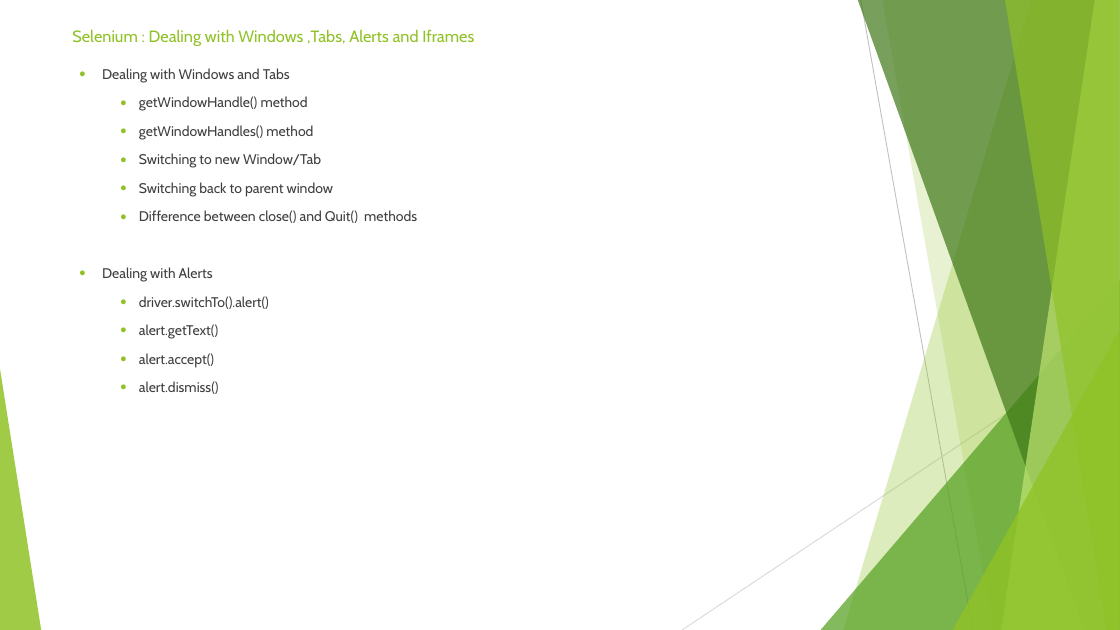
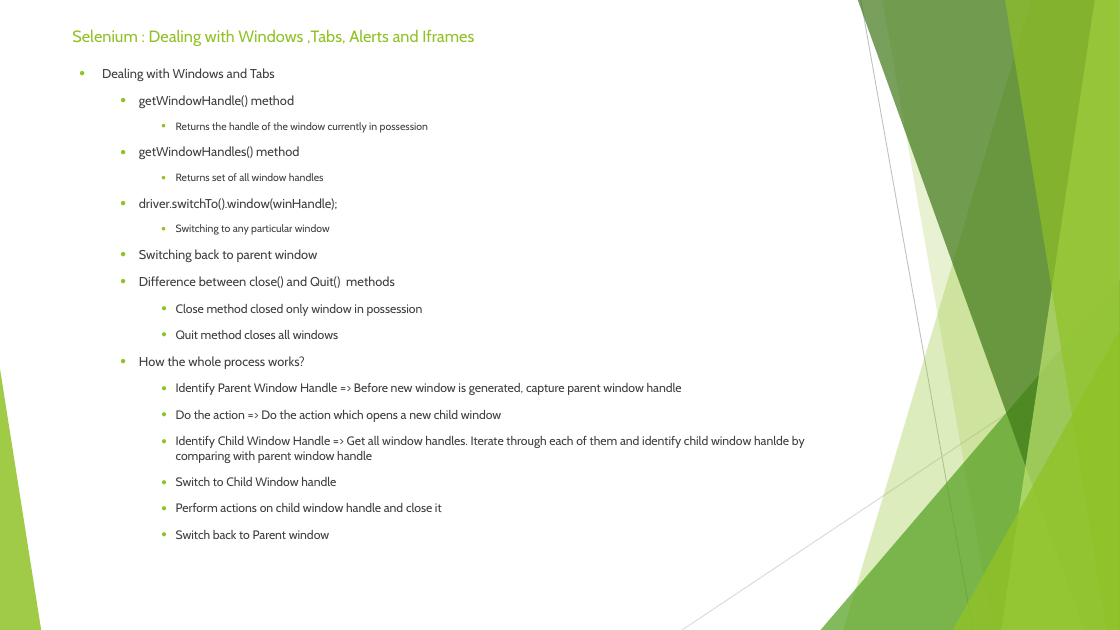
Before and after one commit to sidissir/mk-selenium-training, a slide deck: slide 26 of SeleniumPPT.pptx (slide 25 before the commit). Drawn at 1120x630 pixels with LibreOffice and Linux fonts; fonts in the diff are those of the drawing. Boxes give left, top, right and bottom in pixels: in the first picture for what was removed or moved away, otherwise in the second. Text is boxed around its words. In the diff, an @@ line names an element or a change of style, - is before the commit and + after.

Commit message:
Actions

```diff
--- a/SeleniumPPT.pptx
+++ b/SeleniumPPT.pptx
@@ text at box(102, 68, 395, 288): size 12 to 11 pt in "Dealing with Windows and Tabs", "getWindowHandle() method", "getWindowHandles() method", "Switching back to parent window" and 1 more places @@
@@ text at box(176, 122, 428, 133): paragraph added @@
+    ● Returns the handle of the window currently in possession
@@ text at box(139, 173, 337, 235): text changed; size 12 to 9 pt @@
-  ● Switching to new Window/Tab
+    ● Returns set of all window handles
+  ● driver.switchTo().window(winHandle);
+    ● Switching to any particular window
@@ text at box(139, 304, 805, 539): text changed; size 12 to 10.5 pt @@
-● Dealing with Alerts
-  ● driver.switchTo().alert()
-  ● alert.getText()
-  ● alert.accept()
-  ● alert.dismiss()
+    ● Close method closed only window in possession
+    ● Quit method closes all windows
+  ● How the whole process works?
+    ● Identify Parent Window Handle => Before new window is generated, capture parent window handle
+    ● Do the action => Do the action which opens a new child window
+    ● Identify Child Window Handle => Get all window handles. Iterate through each of them and identify child window hanlde by comparing with parent window handle
+    ● Switch to Child Window handle
+    ● Perform actions on child window handle and close it
+    ● Switch back to Parent window
```
Also in this commit, not shown: 4 other slides changed, 3 slides added, 17 other files.
